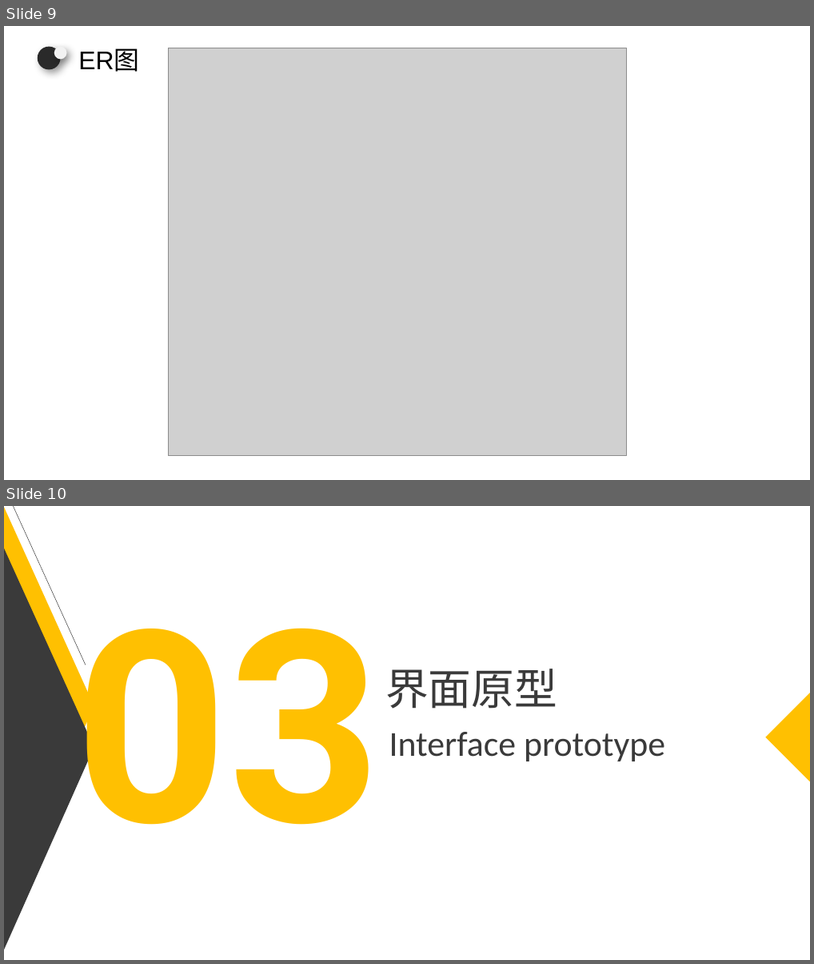
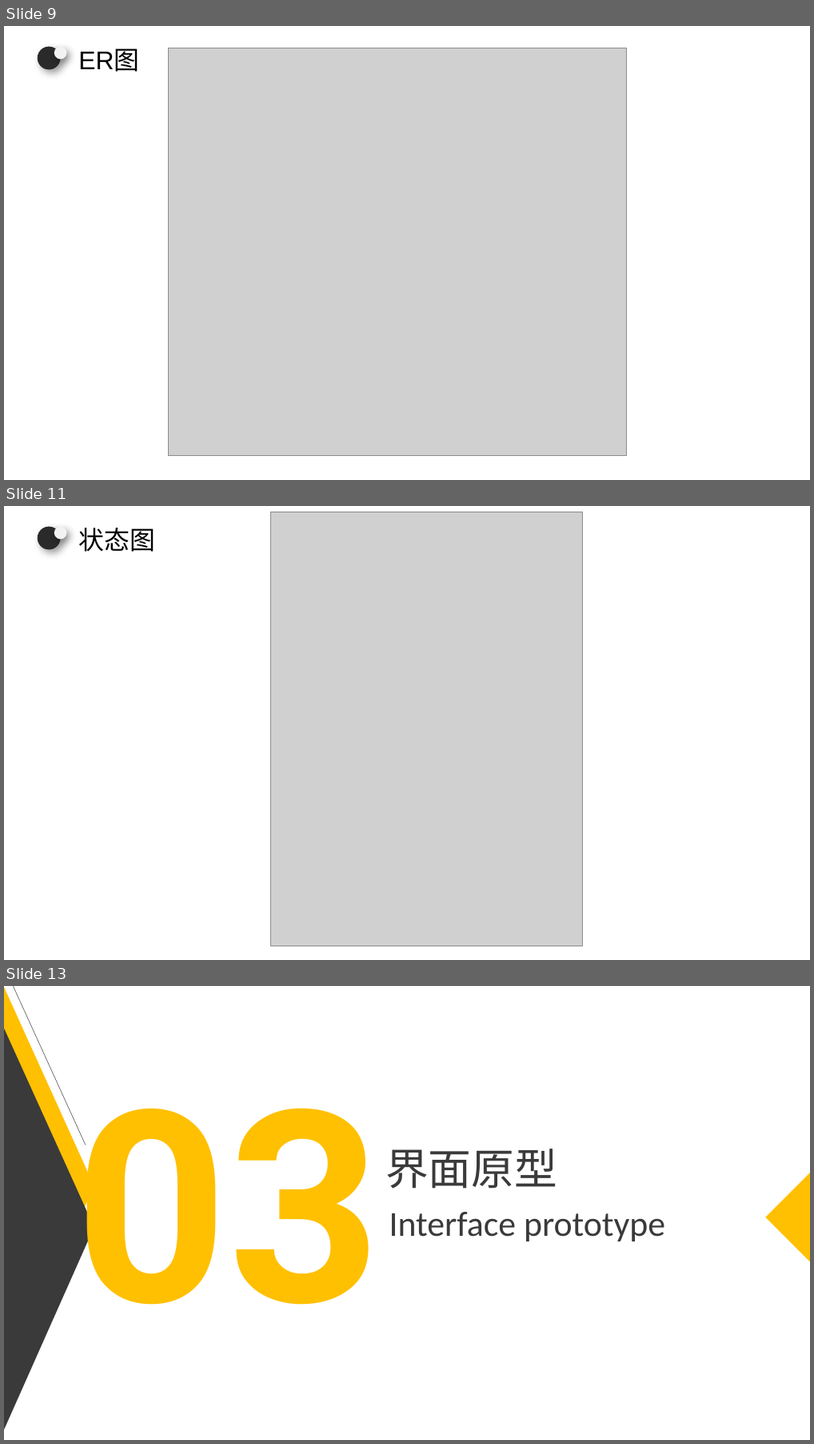
Before and after one commit to zszdxasdf/zhizhang, a slide deck: 需求分析/SE2020-G14-软件需求说明(SRS)0.1.1/SE2020-G14-软件需求规格说明(SRS)0.1.1.pptx. Shown one above the other, each under a label of ours: slides 9 and 10 before the commit, slides 9, 11 and 13 after it; the slides between them are not shown. The pictures are 814x964 and 814x1444 pixels, drawn with LibreOffice and Linux fonts; fonts in the diff are those of the drawing; grey boxes stand for pictures. Boxes give left, top, right and bottom in pixels: in the first picture for what was removed or moved away, otherwise in the second. Text is boxed around its words. In the diff, an @@ line names an element or a change of style, - is before the commit and + after.

```diff
--- a/需求分析/SE2020-G14-软件需求说明(SRS)0.1.1/SE2020-G14-软件需求规格说明(SRS)0.1.1.pptx
+++ b/需求分析/SE2020-G14-软件需求说明(SRS)0.1.1/SE2020-G14-软件需求规格说明(SRS)0.1.1.pptx
@@ slide 11 added at box(4, 506, 810, 960), background #FFFFFF @@
@@ ellipse added at box(38, 527, 60, 549), fill #2A2A2A @@
@@ ellipse added at box(54, 527, 66, 540), fill #F2F2F2 @@
@@ text added at box(78, 528, 155, 552), 32 pt, text #000000 @@
+状态图
@@ picture added at box(270, 512, 582, 946) @@
@@ what was slide 10 is now slide 13 @@
```
Also in this commit, not shown: 2 other slides added.
